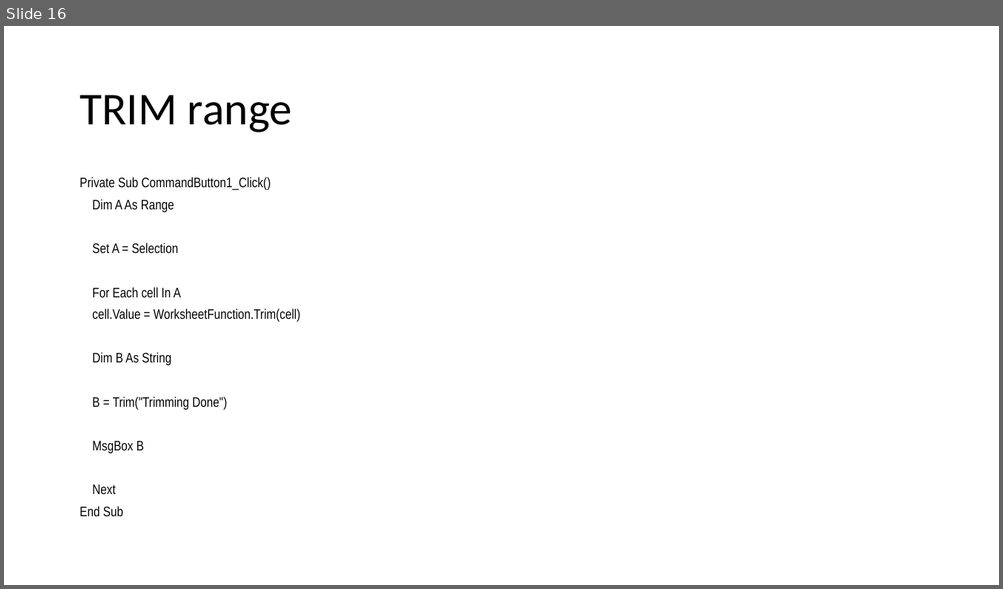
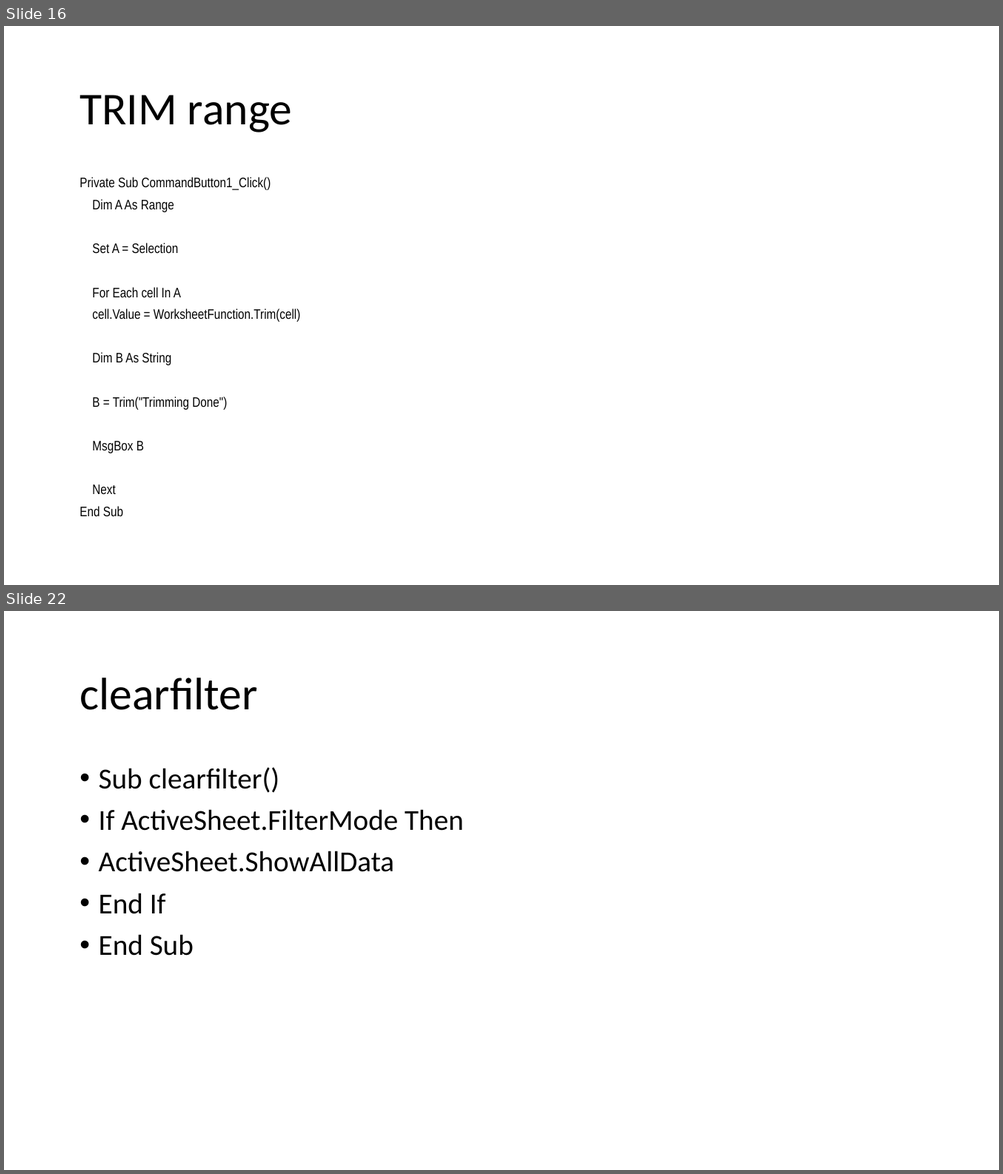
Before and after one commit to daoxuantruong/Demo, a slide deck: VBA_Basic.pptx. Shown one above the other, each under a label of ours: slide 16 before the commit, slides 16 and 22 after it; the slides between them are not shown. The pictures are 1003x589 and 1003x1174 pixels, drawn with LibreOffice and Linux fonts; fonts in the diff are those of the drawing. Boxes give left, top, right and bottom in pixels: in the first picture for what was removed or moved away, otherwise in the second. Text is boxed around its words. In the diff, an @@ line names an element or a change of style, - is before the commit and + after.

```diff
--- a/VBA_Basic.pptx
+++ b/VBA_Basic.pptx
@@ slide 22 added at [4, 611, 999, 1170], background #FFFFFF @@
@@ title added at [79, 678, 257, 710], 44 pt, text #000000 @@
+clearfilter
@@ text added at [99, 767, 464, 956], 28 pt, text #000000 @@
+• Sub clearfilter()
+• If ActiveSheet.FilterMode Then
+• ActiveSheet.ShowAllData
+• End If
+• End Sub
```
Also in this commit, not shown: 23 other slides added, 7 other files.
